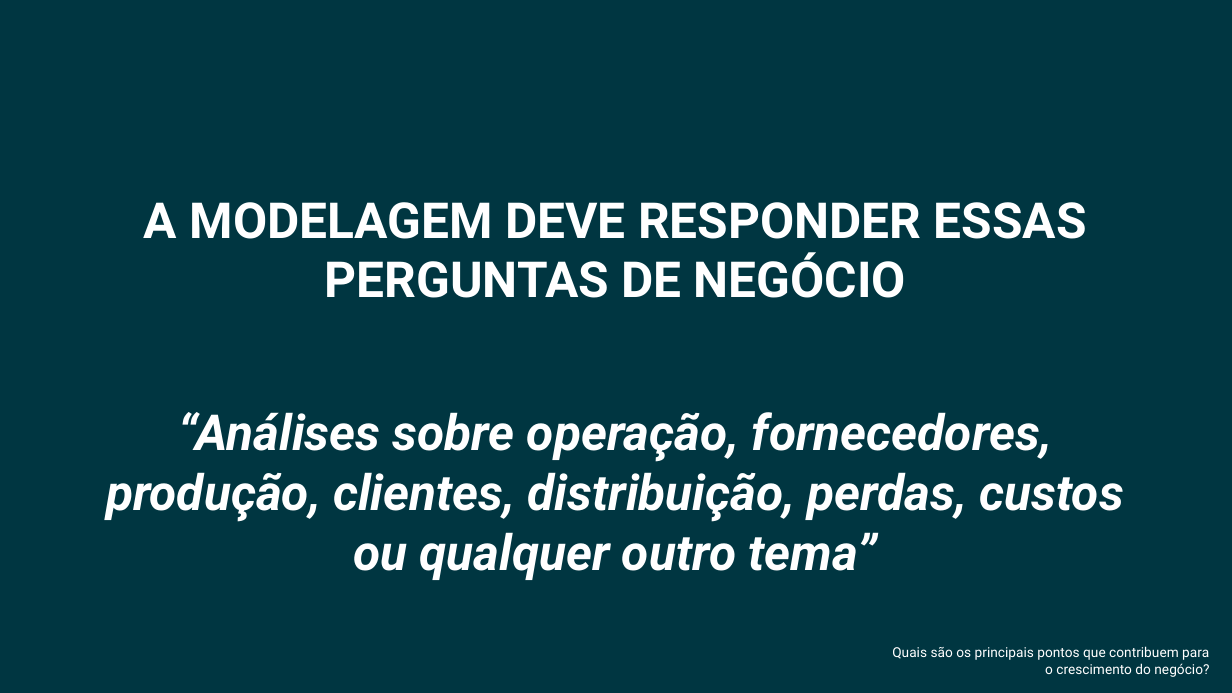
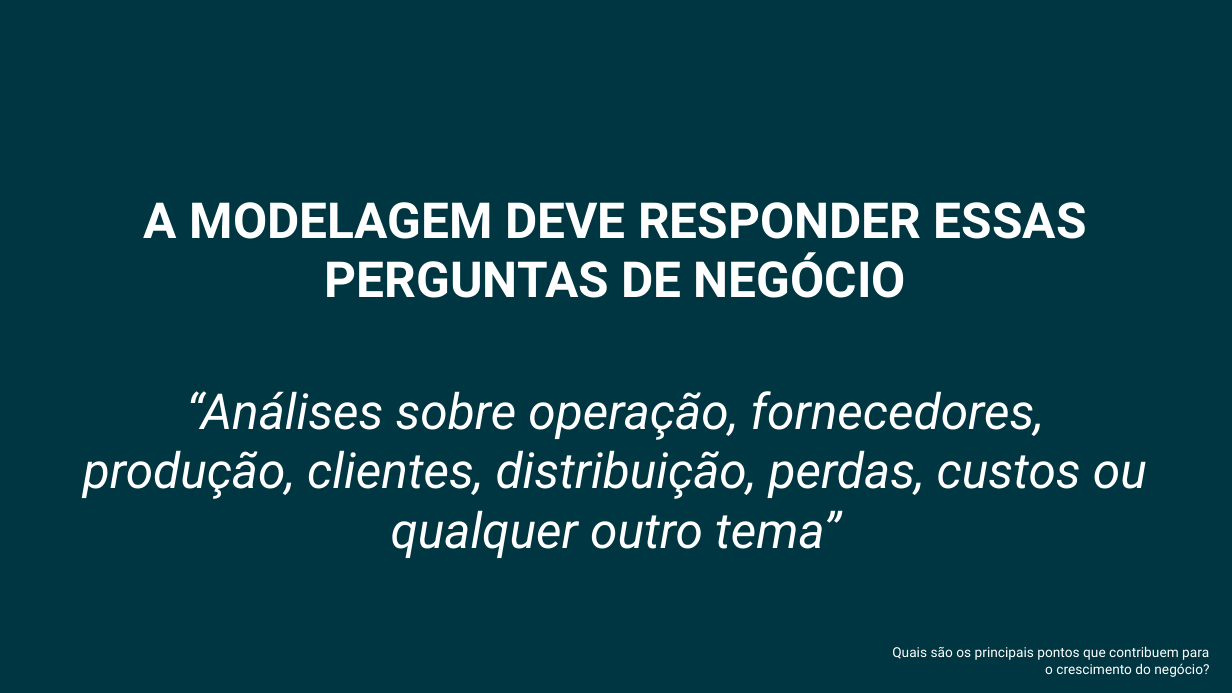
Before and after one commit to ebbonfimm/case_sicoob_coopllactia, a slide deck: slide 9 of Case Sicoob - Eduardo Bonfim.pptx. Drawn at 1232x693 pixels with LibreOffice and Linux fonts; fonts in the diff are those of the drawing. Boxes give left, top, right and bottom in pixels: in the first picture for what was removed or moved away, otherwise in the second. Text is boxed around its words. In the diff, an @@ line names an element or a change of style, - is before the commit and + after.

```diff
--- a/Case Sicoob - Eduardo Bonfim.pptx
+++ b/Case Sicoob - Eduardo Bonfim.pptx
@@ text "“Análises sobre operação, fornecedores, produção, ...": place and size @@
-text "“Análises sobre operação, fornecedores, produção, ..." at bbox=[106, 412, 1123, 580]
+text "“Análises sobre operação, fornecedores, produção, ..." at bbox=[83, 391, 1147, 558]
@@ text "“Análises sobre operação, fornecedores, produção, ..." at bbox=[83, 391, 1147, 558]: bold off @@
```
Also in this commit, not shown: 11 other slides changed.
